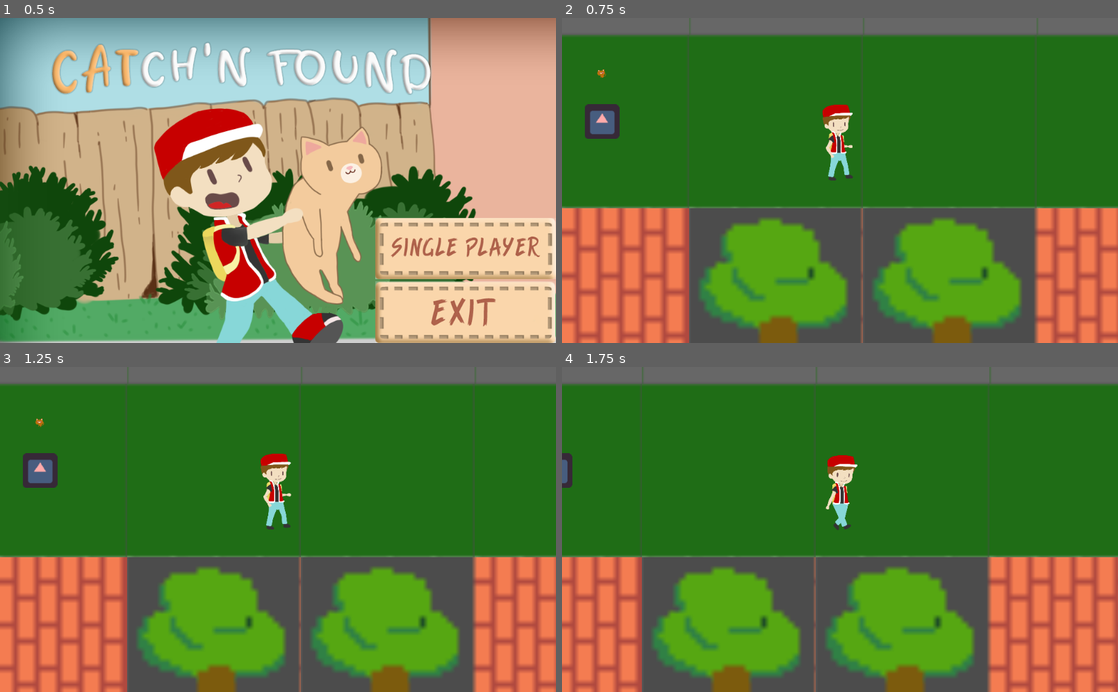
Above: before the commit, frames 1-4 (two rows, left to right).
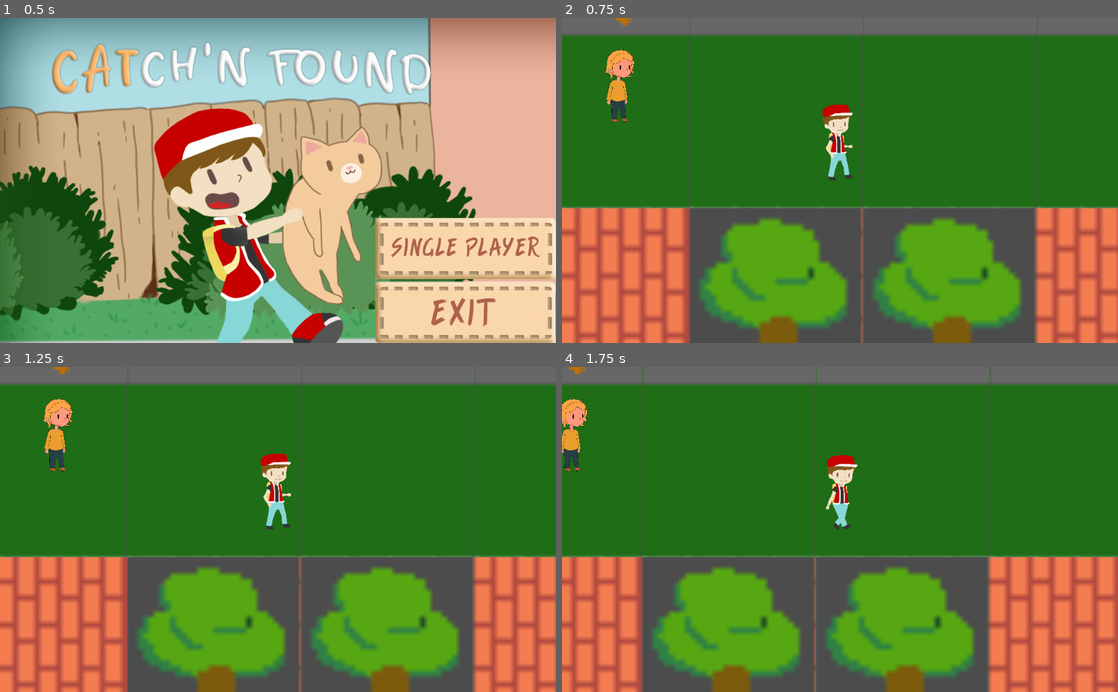
Above: after the commit, the same moments.

Repository: kzadorAT/GlobalGameJam21
Game: Godot game, scene res://scenes/Game.tscn
Two runs of this game, one before a commit and one after it. Both use one fixed random seed, a clock stepped at 60 frames per second and the inputs below. The engine's default icon, where the game draws it, is replaced by a stand-in: a white triangle on a blue panel in a dark square.
Inputs (mouse positions are in pixels of both pictures, inside the frame that each line leads up to):
- Up to frame 1 (0.5 s): no input
- Up to frame 2 (0.75 s): click (1029, 248) at 0.5 s
- Up to frame 3 (1.25 s): no input
- Up to frame 4 (1.75 s): tap Enter at 1.25 s; move the mouse to (600, 471) at 1.27 s; hold Right (ui_right) from 1.28 s (still down); click (600, 471) at 1.42 s

Frame 1 is identical in both runs. In frame 2, 1.4% of the frame differs, in the area x 4-13%, y 0-38%; in frame 3, 1.4%; in frame 4, 0.8%.

Commit message:
Urgent fix

Diff:
--- a/scenes/cliente.tscn
+++ b/scenes/cliente.tscn
@@ -1,10 +1,10 @@
 [gd_scene load_steps=4 format=2]
 
 [ext_resource path="res://scripts/cliente.gd" type="Script" id=1]
-[ext_resource path="res://icon.png" type="Texture" id=2]
+[ext_resource path="res://Assets/Clientw.png" type="Texture" id=2]
 
 [sub_resource type="RectangleShape2D" id=1]
-extents = Vector2( 32.5142, 32.8947 )
+extents = Vector2( 30.9136, 68.558 )
 
 [node name="cliente" type="KinematicBody2D"]
 position = Vector2( -1, -1 )
@@ -13,14 +13,18 @@
 gato_globo_path = NodePath("globo/globo/gato")
 
 [node name="CollisionShape2D" type="CollisionShape2D" parent="."]
+position = Vector2( 31.9446, -66.5891 )
 shape = SubResource( 1 )
 
 [node name="Sprite" type="Sprite" parent="."]
 modulate = Color( 1, 0.666667, 0.666667, 1 )
+position = Vector2( 30.3519, -66.1189 )
+scale = Vector2( 0.06, 0.06 )
 texture = ExtResource( 2 )
 
 [node name="globo" type="Node2D" parent="."]
-position = Vector2( 0, -85.7714 )
+position = Vector2( 40.4086, -186.793 )
+scale = Vector2( 2, 2 )
 
 [node name="globo" type="Sprite" parent="globo"]
 
--- a/scenes/player.tscn
+++ b/scenes/player.tscn
@@ -15,6 +15,7 @@
 radius = 56.376
 
 [node name="player" type="KinematicBody2D"]
+z_index = 20
 script = ExtResource( 2 )
 speed = 200
 animation_path = NodePath("Node2D/AnimationPlayer")
